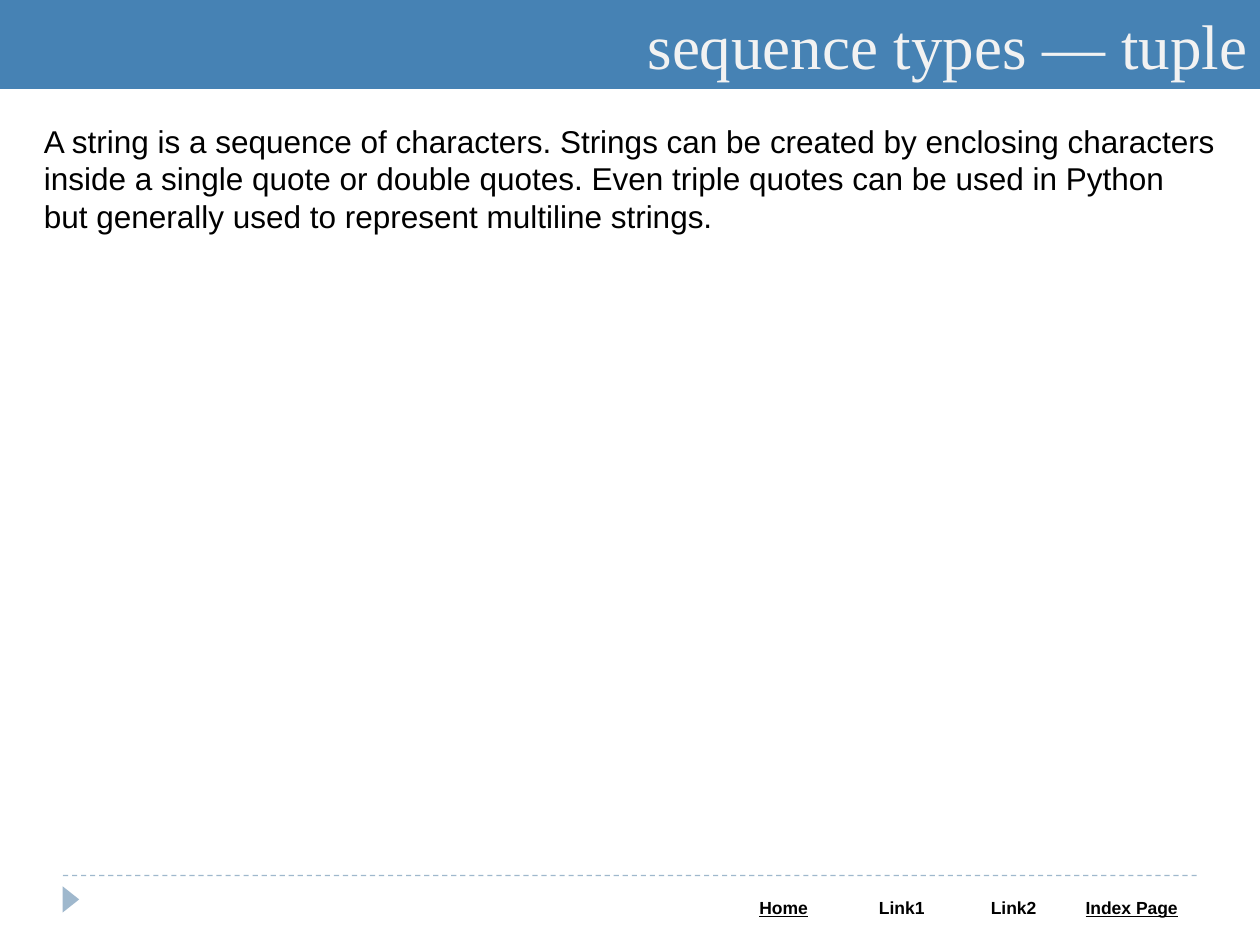
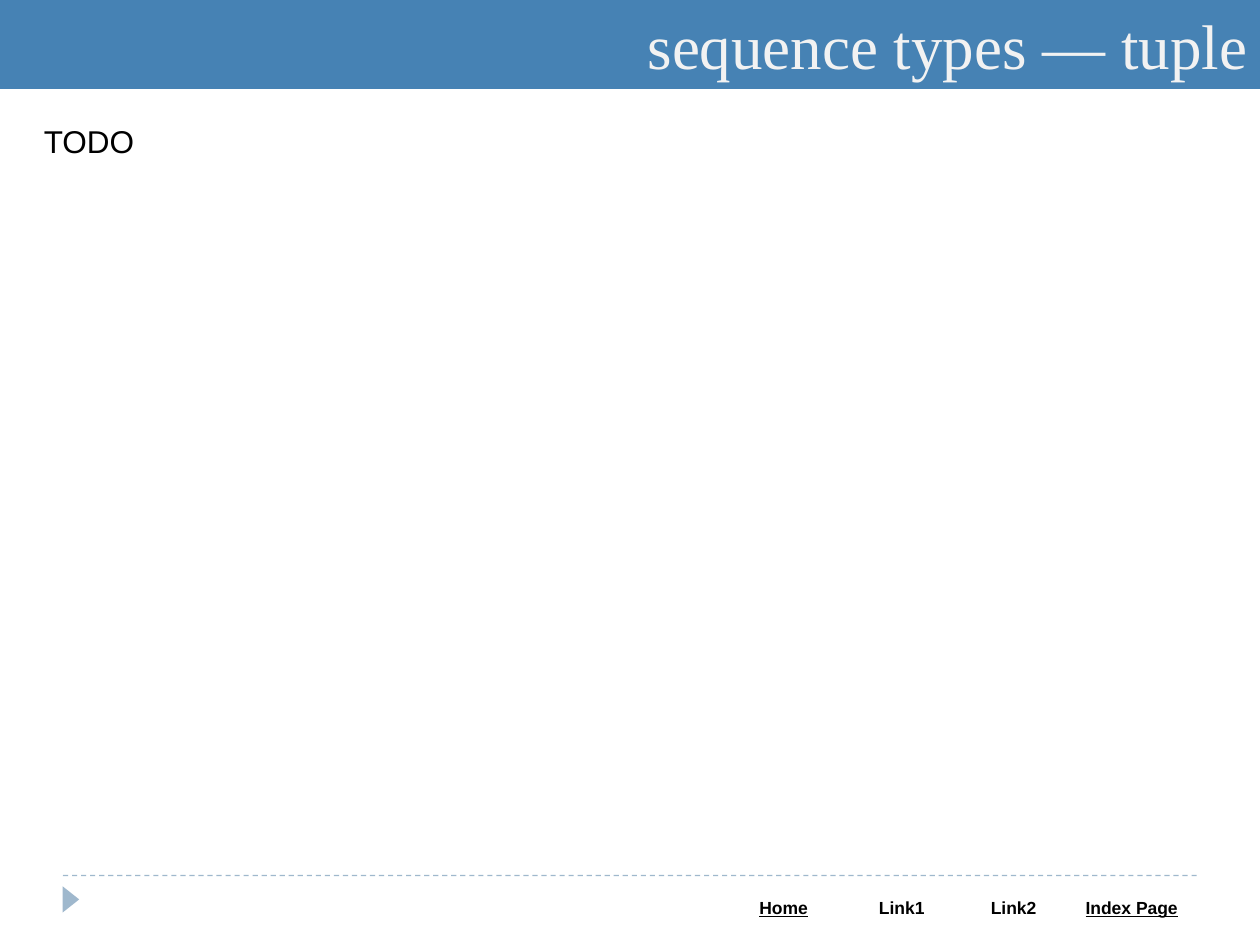
Before and after one commit to Saleel-Bagde-drive/Python-and-Web-PPTs, a slide deck: slide 24 of Python.pptx (slide 23 before the commit). Drawn at 1260x945 pixels with LibreOffice and Linux fonts; fonts in the diff are those of the drawing. Boxes give left, top, right and bottom in pixels: in the first picture for what was removed or moved away, otherwise in the second. Text is boxed around its words. In the diff, an @@ line names an element or a change of style, - is before the commit and + after.

```diff
--- a/Python.pptx
+++ b/Python.pptx
@@ text at box(44, 131, 134, 154): text changed @@
-A string is a sequence of characters. Strings can be created by enclosing characters inside a single quote or double quotes. Even triple quotes can be used in Python but generally used to represent multiline strings.
+TODO
```
Also in this commit, not shown: 12 other slides changed, 9 slides added, 2 slides removed, 1 other file.
